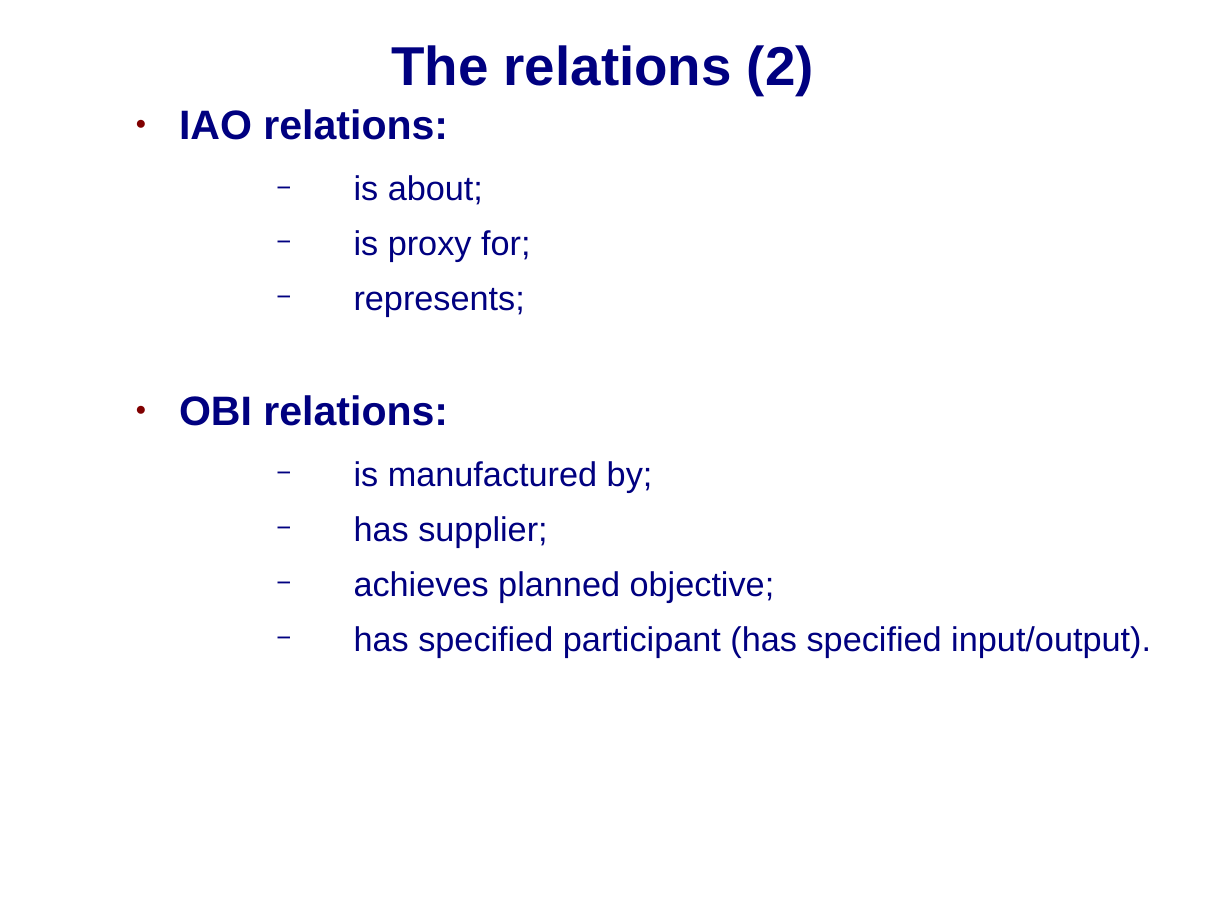
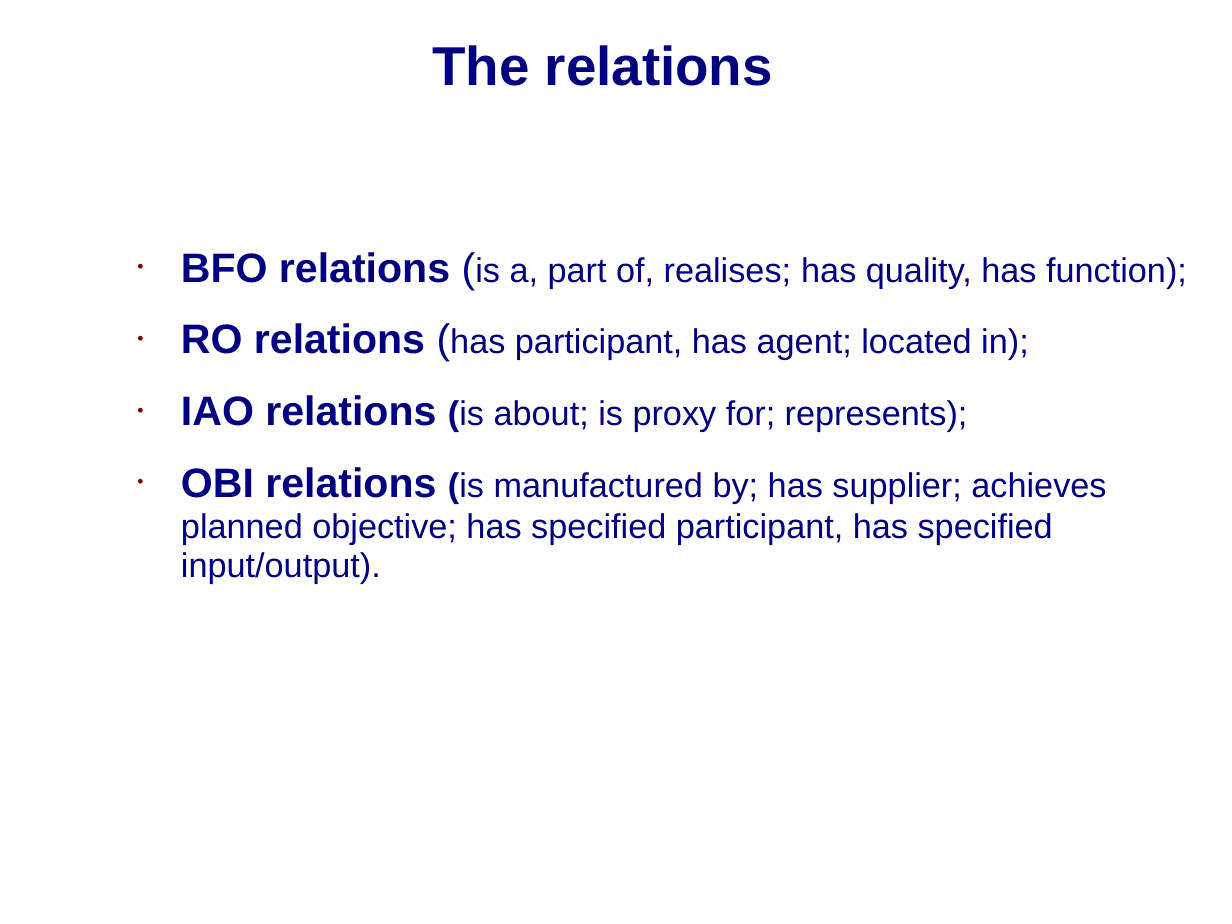
Before and after one commit to jamesaoverton/obi-backup, a slide deck: slide 6 of docs/papers/ISMB_2009/OBI-SIG.ppt (slide 8 before the commit). Drawn at 1232x924 pixels with LibreOffice and Linux fonts; fonts in the diff are those of the drawing; background and template pictures are left out. Boxes give left, top, right and bottom in pixels: in the first picture for what was removed or moved away, otherwise in the second. Text is boxed around its words. In the diff, an @@ line names an element or a change of style, - is before the commit and + after.

```diff
--- a/docs/papers/ISMB_2009/OBI-SIG.ppt
+++ b/docs/papers/ISMB_2009/OBI-SIG.ppt
@@ title at (x1=432, y1=45, x2=773, y2=86): text changed @@
-The relations (2)
+The relations
@@ text at (x1=181, y1=252, x2=1187, y2=584): text changed @@
-● IAO relations:
-  − is about;
-  − is proxy for;
-  − represents;
-● OBI relations:
-  − is manufactured by;
-  − has supplier;
-  − achieves planned objective;
-  − has specified participant (has specified input/output).
+• BFO relations (is a, part of, realises; has quality, has function);
+• RO relations (has participant, has agent; located in);
+• IAO relations (is about; is proxy for; represents);
+• OBI relations (is manufactured by; has supplier; achieves planned objective; has specified participant, has specified input/output).
```
Also in this commit, not shown: 3 other slides changed, 4 slides added, 4 slides removed.
